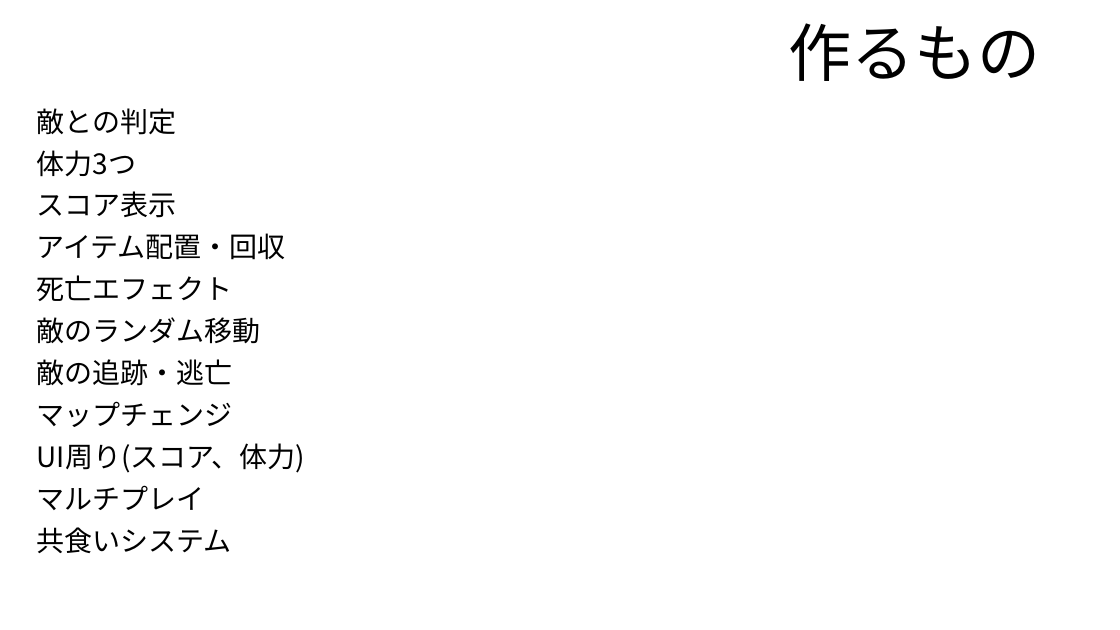
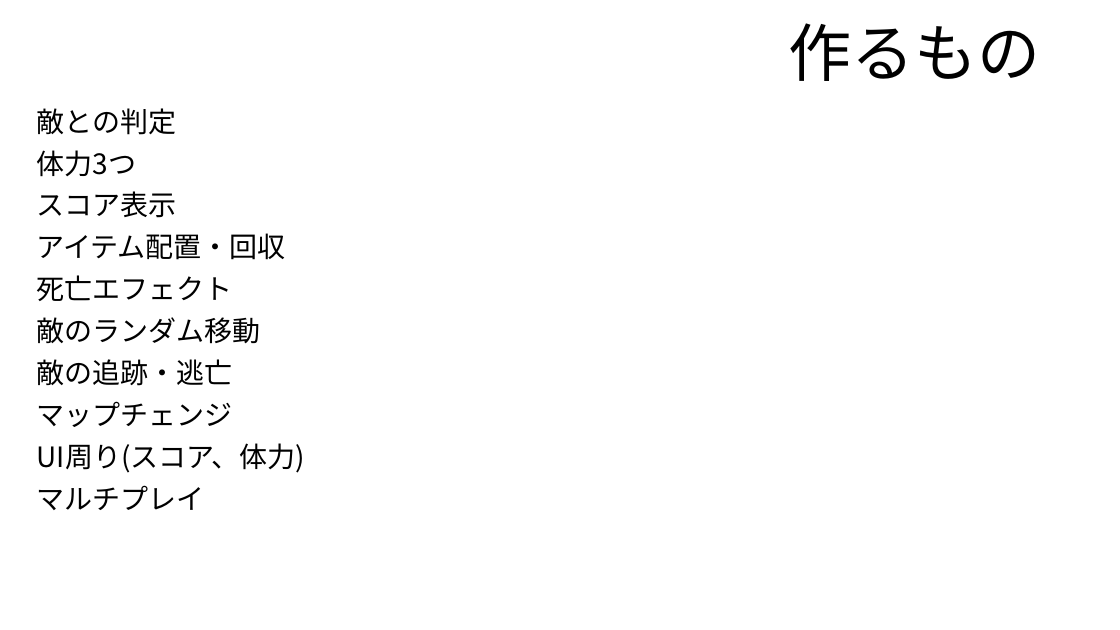
Before and after one commit to Yuito753/C, a slide deck: slide 2 of 企画書.pptx. Drawn at 1120x630 pixels with LibreOffice and Linux fonts; fonts in the diff are those of the drawing. Boxes give left, top, right and bottom in pixels: in the first picture for what was removed or moved away, otherwise in the second. Text is boxed around its words. In the diff, an @@ line names an element or a change of style, - is before the commit and + after.

```diff
--- a/企画書.pptx
+++ b/企画書.pptx
@@ subtitle at (37,527,232,553): paragraph removed @@
-共食いシステム
```
Also in this commit, not shown: 4 other files.
